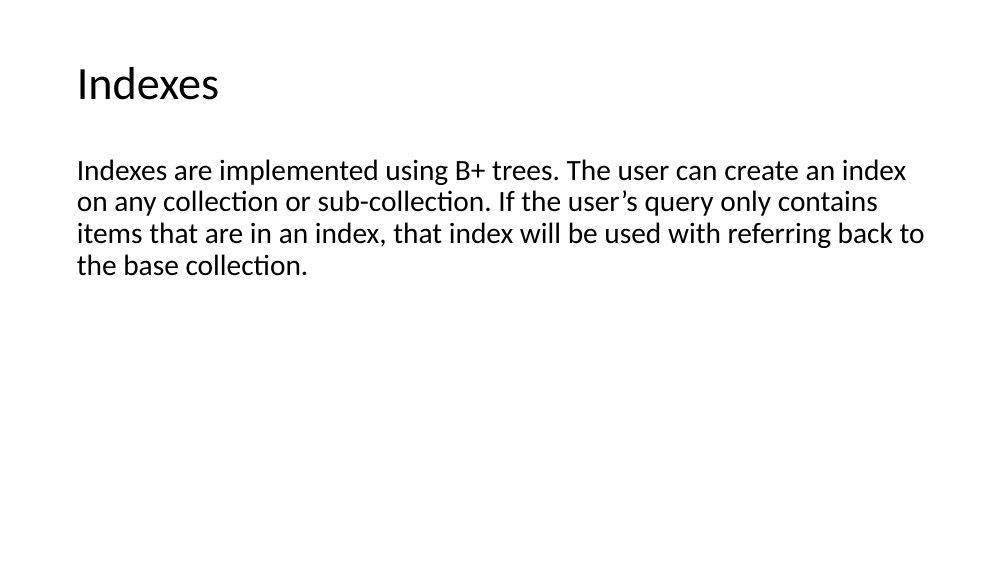
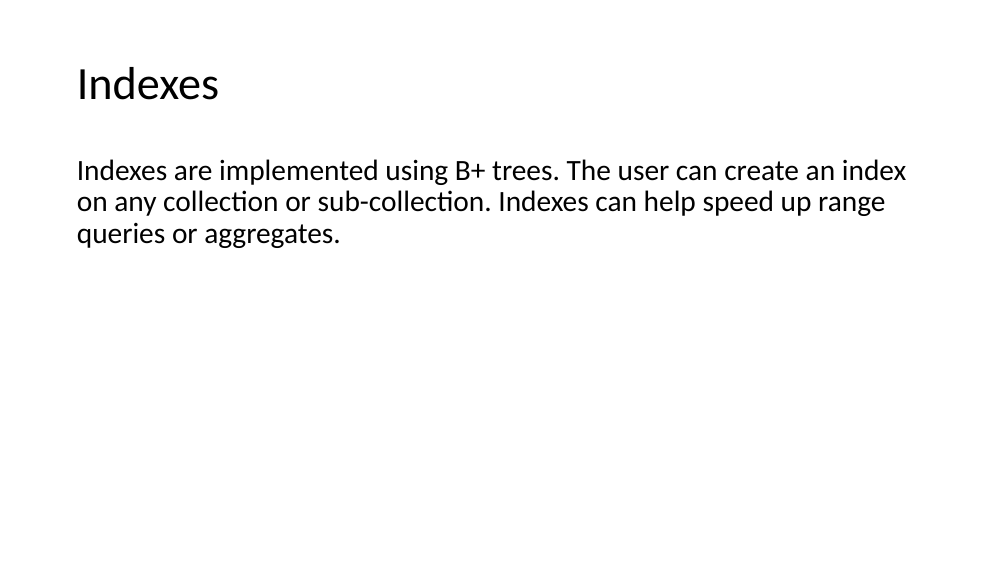
Before and after one commit to shohs/CS609Project, a slide deck: slide 4 of MordorDB.pptx. Drawn at 1008x567 pixels with LibreOffice and Linux fonts; fonts in the diff are those of the drawing. Boxes give left, top, right and bottom in pixels: in the first picture for what was removed or moved away, otherwise in the second. Text is boxed around its words. In the diff, an @@ line names an element or a change of style, - is before the commit and + after.

```diff
--- a/MordorDB.pptx
+++ b/MordorDB.pptx
@@ text at [77, 159, 906, 248]: text changed @@
-Indexes are implemented using B+ trees. The user can create an index on any collection or sub-collection. If the user’s query only contains items that are in an index, that index will be used with referring back to the base collection.
+Indexes are implemented using B+ trees. The user can create an index on any collection or sub-collection. Indexes can help speed up range queries or aggregates.
```
Also in this commit, not shown: 3 other slides changed, 1 slide added, 1 other file.
